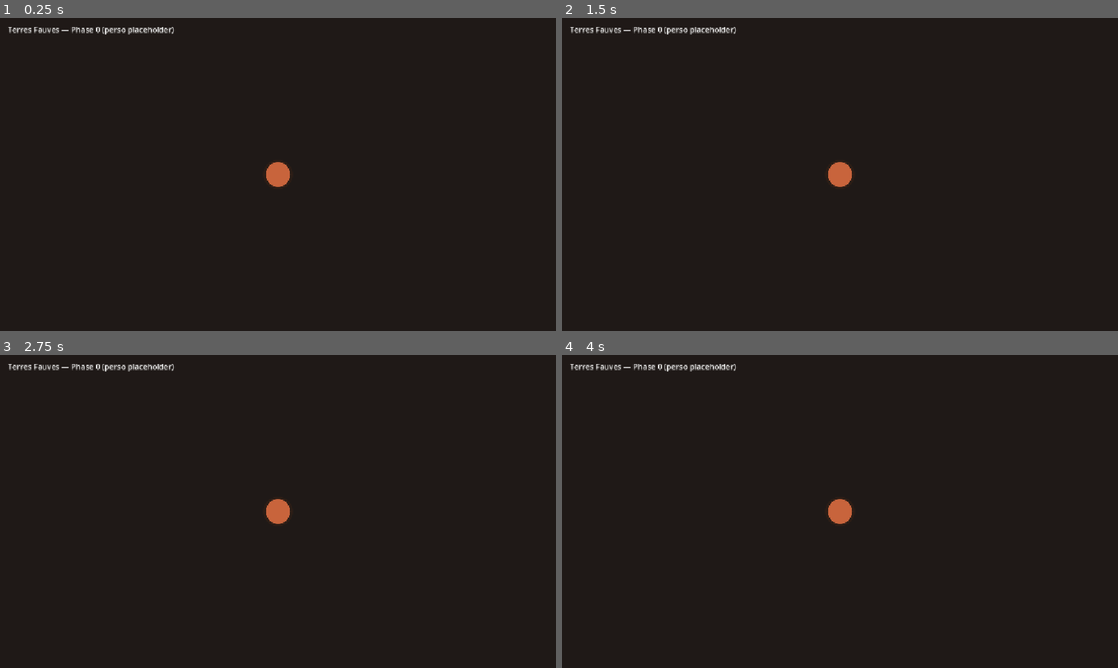
Above: before the commit, frames 1-4 (two rows, left to right).
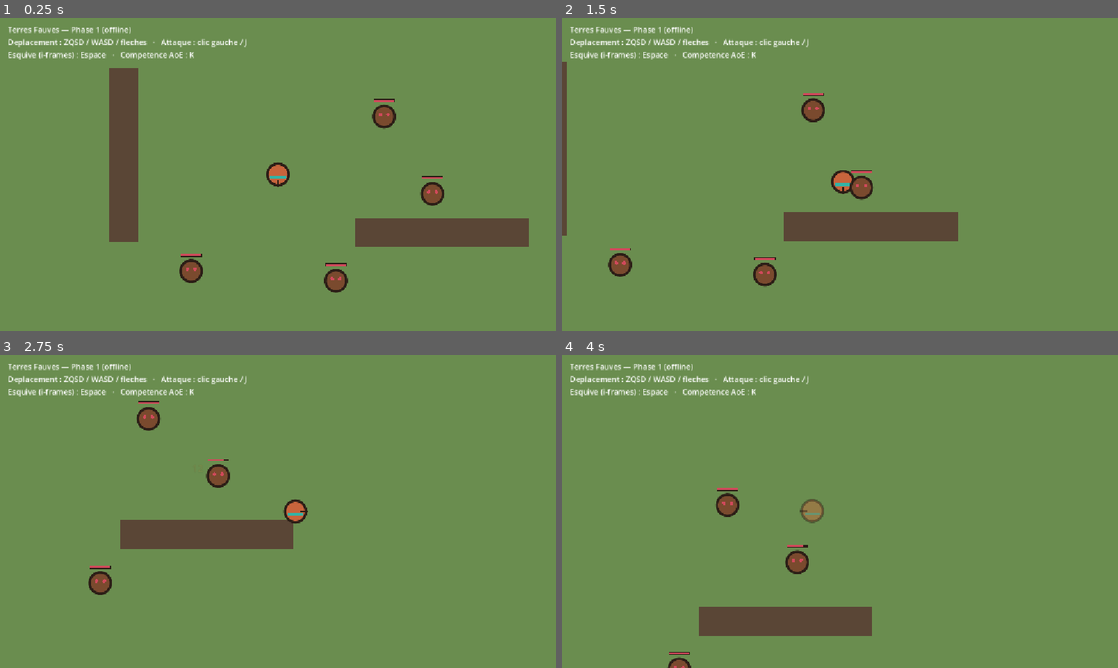
Above: after the commit, the same moments.

Repository: EchosIvoire/-chos
Game: Godot game, scene res://scenes/World.tscn
The game is run twice, just before and just after one commit, with the same random seed, the same clock (stepped at 60 frames per second) and the same inputs. Before the commit the project starts from res://scenes/Main.tscn.
Inputs (mouse positions are in pixels of both pictures, inside the frame that each line leads up to):
- Up to frame 1 (0.25 s): no input
- Up to frame 2 (1.5 s): tap Enter at 0.5 s; move the mouse to (962, 158) at 0.52 s; hold D (move_right, bound only after the commit) 0.53-1.28 s; click (962, 158) at 0.6 s; tap Space (dodge, bound only after the commit) at 0.8, 1.35 s; move the mouse to (728, 190) at 1.27 s; hold S (move_down, bound only after the commit) from 1.28 s (still down)
- Up to frame 3 (2.75 s): click (166, 527) at 1.55 s; move the mouse to (333, 442) at 2.02 s; release S (move_down, bound only after the commit) at 2.03 s; hold D (move_right, bound only after the commit) from 2.03 s (still down); click (333, 442) at 2.1 s; tap Space (dodge, bound only after the commit) at 2.3 s
- Up to frame 4 (4 s): move the mouse to (812, 574) at 2.77 s; release D (move_right, bound only after the commit) at 2.78 s; hold W (move_up, bound only after the commit) 2.78-3.53 s; tap Space (dodge, bound only after the commit) at 2.85, 3.8 s; click (812, 574) at 3.05 s; move the mouse to (1006, 558) at 3.52 s; hold A (move_left, bound only after the commit) from 3.53 s (still down); click (1006, 558) at 3.6 s

The runs differ from the first frame. In frame 1, 99% of the frame differs, in the area x 0-100%, y 0-100%; in frame 2, 100%; in frame 3, 100%; in frame 4, 100%.

Commit message:
Phase 1: coeur du fun offline (controller top-down + combat + game feel)
- Controller CharacterBody2D top-down 8 dir (accel/friction), camera de suivi lissee
- Combat: attaque en cone, esquive (dash + i-frames), competence AoE
- Game feel: knockback, hit-stop, screen shake, hit-flash, chiffres de degats, crits
- Mob factice (training dummy): encaisse, recule, clignote, meurt avec pop
- Zone greybox World.tscn + collisions (murs) + 4 mobs
- Logique de combat PURE isolee (scripts/core/combat.gd) + tests headless
- Input via InputMap rebindable (physique ZQSD/WASD, pret tactile)
- DA Terres Fauves figee dans la doc; placeholders Phase 0 retires

https://claude.ai/code/session_01EimwAVVDcpp486MFtLLhPv

Diff:
--- a/game/client/project.godot
+++ b/game/client/project.godot
@@ -1,6 +1,5 @@
 ; Terres Fauves — projet Godot 4.6 (2D top-down).
-; Phase 0 : ouvre le projet, affiche un perso placeholder.
-; Le renderer GL Compatibility est choisi pour la portabilite mobile (Android milieu de gamme).
+; Renderer GL Compatibility pour la portabilite mobile (Android milieu de gamme).
 
 config_version=5
 
@@ -8,7 +7,7 @@
 
 config/name="Terres Fauves"
 config/description="RPG 2D top-down coop — client Godot."
-run/main_scene="res://scenes/Main.tscn"
+run/main_scene="res://scenes/World.tscn"
 config/features=PackedStringArray("4.6", "GL Compatibility")
 config/icon="res://icon.svg"
 
@@ -19,6 +18,49 @@
 window/stretch/mode="canvas_items"
 window/stretch/aspect="keep"
 
+[input]
+
+move_left={
+"deadzone": 0.5,
+"events": [Object(InputEventKey,"resource_local_to_scene":false,"resource_name":"","device":-1,"window_id":0,"alt_pressed":false,"shift_pressed":false,"ctrl_pressed":false,"meta_pressed":false,"pressed":false,"keycode":0,"physical_keycode":65,"key_label":0,"unicode":0,"location":0,"echo":false,"script":null)
+, Object(InputEventKey,"resource_local_to_scene":false,"resource_name":"","device":-1,"window_id":0,"alt_pressed":false,"shift_pressed":false,"ctrl_pressed":false,"meta_pressed":false,"pressed":false,"keycode":0,"physical_keycode":4194319,"key_label":0,"unicode":0,"location":0,"echo":false,"script":null)
+]
+}
+move_right={
+"deadzone": 0.5,
+"events": [Object(InputEventKey,"resource_local_to_scene":false,"resource_name":"","device":-1,"window_id":0,"alt_pressed":false,"shift_pressed":false,"ctrl_pressed":false,"meta_pressed":false,"pressed":false,"keycode":0,"physical_keycode":68,"key_label":0,"unicode":0,"location":0,"echo":false,"script":null)
+, Object(InputEventKey,"resource_local_to_scene":false,"resource_name":"","device":-1,"window_id":0,"alt_pressed":false,"shift_pressed":false,"ctrl_pressed":false,"meta_pressed":false,"pressed":false,"keycode":0,"physical_keycode":4194321,"key_label":0,"unicode":0,"location":0,"echo":false,"script":null)
+]
+}
+move_up={
+"deadzone": 0.5,
+"events": [Object(InputEventKey,"resource_local_to_scene":false,"resource_name":"","device":-1,"window_id":0,"alt_pressed":false,"shift_pressed":false,"ctrl_pressed":false,"meta_pressed":false,"pressed":false,"keycode":0,"physical_keycode":87,"key_label":0,"unicode":0,"location":0,"echo":false,"script":null)
+, Object(InputEventKey,"resource_local_to_scene":false,"resource_name":"","device":-1,"window_id":0,"alt_pressed":false,"shift_pressed":false,"ctrl_pressed":false,"meta_pressed":false,"pressed":false,"keycode":0,"physical_keycode":4194320,"key_label":0,"unicode":0,"location":0,"echo":false,"script":null)
+]
+}
+move_down={
+"deadzone": 0.5,
+"events": [Object(InputEventKey,"resource_local_to_scene":false,"resource_name":"","device":-1,"window_id":0,"alt_pressed":false,"shift_pressed":false,"ctrl_pressed":false,"meta_pressed":false,"pressed":false,"keycode":0,"physical_keycode":83,"key_label":0,"unicode":0,"location":0,"echo":false,"script":null)
+, Object(InputEventKey,"resource_local_to_scene":false,"resource_name":"","device":-1,"window_id":0,"alt_pressed":false,"shift_pressed":false,"ctrl_pressed":false,"meta_pressed":false,"pressed":false,"keycode":0,"physical_keycode":4194322,"key_label":0,"unicode":0,"location":0,"echo":false,"script":null)
+]
+}
+attack={
+"deadzone": 0.5,
+"events": [Object(InputEventMouseButton,"resource_local_to_scene":false,"resource_name":"","device":-1,"window_id":0,"alt_pressed":false,"shift_pressed":false,"ctrl_pressed":false,"meta_pressed":false,"button_mask":0,"position":Vector2(0, 0),"global_position":Vector2(0, 0),"factor":1.0,"button_index":1,"canceled":false,"pressed":false,"double_click":false,"script":null)
+, Object(InputEventKey,"resource_local_to_scene":false,"resource_name":"","device":-1,"window_id":0,"alt_pressed":false,"shift_pressed":false,"ctrl_pressed":false,"meta_pressed":false,"pressed":false,"keycode":0,"physical_keycode":74,"key_label":0,"unicode":0,"location":0,"echo":false,"script":null)
+]
+}
+dodge={
+"deadzone": 0.5,
+"events": [Object(InputEventKey,"resource_local_to_scene":false,"resource_name":"","device":-1,"window_id":0,"alt_pressed":false,"shift_pressed":false,"ctrl_pressed":false,"meta_pressed":false,"pressed":false,"keycode":0,"physical_keycode":32,"key_label":0,"unicode":0,"location":0,"echo":false,"script":null)
+]
+}
+skill_1={
+"deadzone": 0.5,
+"events": [Object(InputEventKey,"resource_local_to_scene":false,"resource_name":"","device":-1,"window_id":0,"alt_pressed":false,"shift_pressed":false,"ctrl_pressed":false,"meta_pressed":false,"pressed":false,"keycode":0,"physical_keycode":75,"key_label":0,"unicode":0,"location":0,"echo":false,"script":null)
+]
+}
+
 [rendering]
 
 renderer/rendering_method="gl_compatibility"
--- a/game/client/scenes/Main.tscn
+++ /dev/null
@@ -1,20 +0,0 @@
-[gd_scene load_steps=2 format=3 uid="uid://b8fauvephase0a"]
-
-[ext_resource type="Script" path="res://scripts/Player.gd" id="1_player"]
-
-[node name="Main" type="Node2D"]
-
-[node name="Player" type="Node2D" parent="."]
-position = Vector2(576, 324)
-script = ExtResource("1_player")
-
-[node name="Camera2D" type="Camera2D" parent="Player"]
-
-[node name="UI" type="CanvasLayer" parent="."]
-
-[node name="Label" type="Label" parent="UI"]
-offset_left = 16.0
-offset_top = 12.0
-offset_right = 600.0
-offset_bottom = 40.0
-text = "Terres Fauves — Phase 0 (perso placeholder)"
--- /dev/null
+++ b/game/client/scenes/Mob.tscn
@@ -0,0 +1,13 @@
+[gd_scene load_steps=3 format=3 uid="uid://b8fauvemob01"]
+
+[ext_resource type="Script" path="res://scripts/mob.gd" id="1_mob"]
+
+[sub_resource type="CircleShape2D" id="CircleShape2D_mob"]
+radius = 22.0
+
+[node name="Mob" type="CharacterBody2D"]
+motion_mode = 1
+script = ExtResource("1_mob")
+
+[node name="CollisionShape2D" type="CollisionShape2D" parent="."]
+shape = SubResource("CircleShape2D_mob")
--- /dev/null
+++ b/game/client/scenes/Player.tscn
@@ -0,0 +1,17 @@
+[gd_scene load_steps=3 format=3 uid="uid://b8fauveplayer01"]
+
+[ext_resource type="Script" path="res://scripts/player.gd" id="1_player"]
+
+[sub_resource type="CircleShape2D" id="CircleShape2D_player"]
+radius = 18.0
+
+[node name="Player" type="CharacterBody2D"]
+motion_mode = 1
+script = ExtResource("1_player")
+
+[node name="CollisionShape2D" type="CollisionShape2D" parent="."]
+shape = SubResource("CircleShape2D_player")
+
+[node name="Camera2D" type="Camera2D" parent="."]
+position_smoothing_enabled = true
+position_smoothing_speed = 8.0
--- /dev/null
+++ b/game/client/scenes/World.tscn
@@ -0,0 +1,62 @@
+[gd_scene load_steps=4 format=3 uid="uid://b8fauveworld01"]
+
+[ext_resource type="PackedScene" path="res://scenes/Player.tscn" id="1_player"]
+[ext_resource type="PackedScene" path="res://scenes/Mob.tscn" id="2_mob"]
+
+[sub_resource type="RectangleShape2D" id="RectangleShape2D_wall"]
+size = Vector2(60, 360)
+
+[node name="World" type="Node2D"]
+
+[node name="Ground" type="Polygon2D" parent="."]
+color = Color(0.416, 0.553, 0.31, 1)
+polygon = PackedVector2Array(-1400, -900, 1400, -900, 1400, 900, -1400, 900)
+
+[node name="Wall1" type="StaticBody2D" parent="."]
+position = Vector2(-320, -40)
+
+[node name="Visual" type="Polygon2D" parent="Wall1"]
+color = Color(0.353, 0.275, 0.212, 1)
+polygon = PackedVector2Array(-30, -180, 30, -180, 30, 180, -30, 180)
+
+[node name="CollisionShape2D" type="CollisionShape2D" parent="Wall1"]
+shape = SubResource("RectangleShape2D_wall")
+
+[node name="Wall2" type="StaticBody2D" parent="."]
+position = Vector2(340, 120)
+rotation = 1.5708
+
+[node name="Visual" type="Polygon2D" parent="Wall2"]
+color = Color(0.353, 0.275, 0.212, 1)
+polygon = PackedVector2Array(-30, -180, 30, -180, 30, 180, -30, 180)
+
+[node name="CollisionShape2D" type="CollisionShape2D" parent="Wall2"]
+shape = SubResource("RectangleShape2D_wall")
+
+[node name="Player" parent="." instance=ExtResource("1_player")]
+position = Vector2(0, 0)
+
+[node name="Mobs" type="Node2D" parent="."]
+
+[node name="Mob" parent="Mobs" instance=ExtResource("2_mob")]
+position = Vector2(220, -120)
+
+[node name="Mob2" parent="Mobs" instance=ExtResource("2_mob")]
+position = Vector2(320, 40)
+
+[node name="Mob3" parent="Mobs" instance=ExtResource("2_mob")]
+position = Vector2(120, 220)
+
+[node name="Mob4" parent="Mobs" instance=ExtResource("2_mob")]
+position = Vector2(-180, 200)
+
+[node name="UI" type="CanvasLayer" parent="."]
+
+[node name="Hint" type="Label" parent="UI"]
+offset_left = 16.0
+offset_top = 12.0
+offset_right = 720.0
+offset_bottom = 96.0
+text = "Terres Fauves — Phase 1 (offline)
+Deplacement : ZQSD / WASD / fleches   ·   Attaque : clic gauche / J
+Esquive (i-frames) : Espace   ·   Competence AoE : K"
--- a/game/client/scripts/Player.gd
+++ /dev/null
@@ -1,19 +0,0 @@
-extends Node2D
-## Placeholder de personnage — Phase 0.
-##
-## Aucune logique de jeu ici : on valide seulement que la scene s'ouvre et
-## qu'un perso s'affiche, dans l'esprit de la DA (cercle plein + outline sombre).
-## Le vrai controller top-down (deplacement, camera de suivi, combat) arrive en
-## Phase 1, dans un noeud CharacterBody2D dedie.
-
-const RADIUS := 28.0
-const FILL := Color("c8643c")      # terracotta — palette "Terres fauves"
-const OUTLINE := Color("2b1d16")   # outline sombre, DA cartoon illustre
-const OUTLINE_WIDTH := 4.0
-
-func _ready() -> void:
-	print("[Terres Fauves] Phase 0 — perso placeholder pret.")
-
-func _draw() -> void:
-	draw_circle(Vector2.ZERO, RADIUS, FILL)
-	draw_arc(Vector2.ZERO, RADIUS, 0.0, TAU, 48, OUTLINE, OUTLINE_WIDTH, true)
--- /dev/null
+++ b/game/client/scripts/core/combat.gd
@@ -0,0 +1,24 @@
+class_name Combat
+extends RefCounted
+## Logique de combat PURE — aucune dépendance au rendu ni au réseau.
+##
+## Règle qualité du projet : la résolution de combat est isolée et déterministe,
+## donc testable seule (voir res://tests/test_combat.gd). En Phase 3, le serveur
+## autoritatif (Nakama) appliquera EXACTEMENT la même règle — c'est la source de
+## vérité partagée, jamais le client.
+
+## Dégâts d'un coup. Déterministe (le crit est décidé en amont par l'appelant).
+## Mitigation douce par la défense : def=100 => -50% de dégâts.
+static func compute_damage(attacker_atk: int, base_power: float, target_def: int, is_crit: bool, crit_mult: float = 1.5) -> int:
+	var raw: float = float(attacker_atk) * base_power
+	var mitigated: float = raw * (100.0 / (100.0 + float(maxi(target_def, 0))))
+	if is_crit:
+		mitigated *= crit_mult
+	return int(maxf(1.0, roundf(mitigated)))
+
+## Applique des dégâts à des PV, borné à [0, max_hp]. Retourne les nouveaux PV.
+static func apply_damage(current_hp: int, damage: int, max_hp: int) -> int:
+	return clampi(current_hp - maxi(damage, 0), 0, max_hp)
+
+static func is_dead(hp: int) -> bool:
+	return hp <= 0
--- /dev/null
+++ b/game/client/scripts/mob.gd
@@ -0,0 +1,75 @@
+extends CharacterBody2D
+## Mob factice ("training dummy") — Phase 1.
+##
+## Ne se déplace pas et ne riposte pas : son seul rôle est de valider le ressenti
+## de frappe (encaisse, recule, clignote, affiche les dégâts, meurt avec un pop).
+## L'IA réelle (aggro, patrouille, attaques) viendra plus tard, côté autoritatif.
+
+const MAX_HP := 60
+const RADIUS := 22.0
+const BODY := Color("7a4a2e")
+const OUTLINE := Color("2b1d16")
+const EYE := Color("d1495b")
+
+var hp := MAX_HP
+var _knockback := Vector2.ZERO
+var _flash := 0.0
+
+func _ready() -> void:
+	add_to_group("mobs")
+
+func _physics_process(delta: float) -> void:
+	_knockback = _knockback.move_toward(Vector2.ZERO, 1500.0 * delta)
+	velocity = _knockback
+	move_and_slide()
+	if _flash > 0.0:
+		_flash = move_toward(_flash, 0.0, delta * 5.0)
+		queue_redraw()
+
+func take_damage(amount: int, dir: Vector2, is_crit: bool) -> void:
+	hp = Combat.apply_damage(hp, amount, MAX_HP)
+	_knockback = dir.normalized() * 440.0
+	_flash = 1.0
+	_spawn_damage_number(amount, is_crit)
+	queue_redraw()
+	if Combat.is_dead(hp):
+		_die()
+
+func _die() -> void:
+	remove_from_group("mobs")
+	set_physics_process(false)
+	$CollisionShape2D.set_deferred("disabled", true)
+	var t := create_tween()
+	t.set_parallel(true)
+	t.tween_property(self, "scale", Vector2(1.3, 0.6), 0.12)
+	t.tween_property(self, "modulate:a", 0.0, 0.12)
+	t.chain().tween_callback(queue_free)
+
+func _spawn_damage_number(amount: int, is_crit: bool) -> void:
+	var lbl := Label.new()
+	lbl.text = str(amount) + ("!" if is_crit else "")
+	lbl.add_theme_font_size_override("font_size", 26 if is_crit else 20)
+	lbl.add_theme_color_override("font_color", Color("d1495b") if is_crit else Color("f2c14e"))
+	lbl.add_theme_color_override("font_outline_color", Color("2b1d16"))
+	lbl.add_theme_constant_override("outline_size", 4)
+	lbl.z_index = 100
+	lbl.global_position = global_position + Vector2(-10, -RADIUS - 14)
+	get_parent().add_child(lbl)
+	var t := lbl.create_tween()
+	t.set_parallel(true)
+	t.tween_property(lbl, "global_position:y", lbl.global_position.y - 36.0, 0.55)
+	t.tween_property(lbl, "modulate:a", 0.0, 0.55).set_delay(0.1)
+	t.chain().tween_callback(lbl.queue_free)
+
+func _draw() -> void:
+	var col := BODY.lerp(Color.WHITE, _flash * 0.7)
+	draw_circle(Vector2.ZERO, RADIUS, col)
+	draw_arc(Vector2.ZERO, RADIUS, 0.0, TAU, 36, OUTLINE, 4.0, true)
+	draw_circle(Vector2(-8, -4), 3.5, EYE)
+	draw_circle(Vector2(8, -4), 3.5, EYE)
+	# barre de vie
+	var w := 44.0
+	var ratio := float(hp) / float(MAX_HP)
+	var top := -RADIUS - 14.0
+	draw_rect(Rect2(-w * 0.5, top, w, 6.0), Color("2b1d16"))
+	draw_rect(Rect2(-w * 0.5 + 1.0, top + 1.0, (w - 2.0) * ratio, 4.0), Color("d1495b"))
--- /dev/null
+++ b/game/client/scripts/player.gd
@@ -0,0 +1,174 @@
+extends CharacterBody2D
+## Controller top-down — Phase 1 (offline).
+##
+## Périmètre minimal jouable : déplacement 8 directions, esquive (dash + i-frames),
+## attaque mêlée en cône, 1 compétence AoE. Tout l'input passe par des actions
+## (InputMap) => rebindable et prêt pour le tactile (joystick virtuel, Phase 8).
+##
+## Le game feel (knockback/hit-stop/shake/flash/chiffres) est l'enjeu n°1 de cette
+## phase : si taper du mob n'est pas satisfaisant ici, on corrige avant tout le reste.
+
+const SPEED := 240.0
+const ACCEL := 2000.0
+const FRICTION := 2200.0
+
+const DODGE_SPEED := 620.0
+const DODGE_TIME := 0.18
+const DODGE_COOLDOWN := 0.6
+
+const ATTACK_COOLDOWN := 0.35
+const ATTACK_RANGE := 64.0
+const ATTACK_ARC := deg_to_rad(110.0)
+const ATTACK_POWER := 1.0
+
+const SKILL_COOLDOWN := 2.5
+const SKILL_POWER := 2.2
+const SKILL_RADIUS := 140.0
+
+const CRIT_CHANCE := 0.2
+const CRIT_MULT := 1.6
+
+@export var atk: int = 12
+
+# Couleurs DA "Terres Fauves".
+const FILL := Color("c8643c")
+const OUTLINE := Color("2b1d16")
+const ACCENT := Color("33b3a6")
+const HAIR := Color("2b1d16")
+
+var _facing := Vector2.DOWN
+var _dodge_timer := 0.0
+var _dodge_cd := 0.0
+var _attack_cd := 0.0
+var _skill_cd := 0.0
+var _invulnerable := false
+var _swing := 0.0          # avancement de l'anim de coup (1 -> 0)
+var _skill_fx := 0.0       # avancement du flash de skill (1 -> 0)
+var _shake_amt := 0.0
+var _stopping := false     # garde-fou contre les hit-stops imbriqués
+
+@onready var camera: Camera2D = $Camera2D
+
+func _physics_process(delta: float) -> void:
+	_tick_timers(delta)
+
+	# Pendant l'esquive, on conserve l'élan du dash (i-frames actives).
+	if _dodge_timer > 0.0:
+		move_and_slide()
+		return
+
+	var input := Input.get_vector("move_left", "move_right", "move_up", "move_down")
+	if input != Vector2.ZERO:
+		_facing = input.normalized()
+		velocity = velocity.move_toward(input * SPEED, ACCEL * delta)
+	else:
+		velocity = velocity.move_toward(Vector2.ZERO, FRICTION * delta)
+
+	if Input.is_action_just_pressed("dodge") and _dodge_cd <= 0.0:
+		_start_dodge()
+	elif Input.is_action_just_pressed("attack") and _attack_cd <= 0.0:
+		_attack()
+	elif Input.is_action_just_pressed("skill_1") and _skill_cd <= 0.0:
+		_skill()
+
+	move_and_slide()
+	queue_redraw()
+
+func _process(delta: float) -> void:
+	# Screen shake : décroissance + offset aléatoire appliqué à la caméra.
+	if _shake_amt > 0.05:
+		camera.offset = Vector2(randf_range(-_shake_amt, _shake_amt), randf_range(-_shake_amt, _shake_amt))
+		_shake_amt = move_toward(_shake_amt, 0.0, 40.0 * delta)
+	else:
+		camera.offset = Vector2.ZERO
+	if _swing > 0.0:
+		_swing = move_toward(_swing, 0.0, delta / 0.18)
+		queue_redraw()
+	if _skill_fx > 0.0:
+		_skill_fx = move_toward(_skill_fx, 0.0, delta / 0.3)
+		queue_redraw()
+
+func _tick_timers(delta: float) -> void:
+	_dodge_cd = maxf(0.0, _dodge_cd - delta)
+	_attack_cd = maxf(0.0, _attack_cd - delta)
+	_skill_cd = maxf(0.0, _skill_cd - delta)
+	if _dodge_timer > 0.0:
+		_dodge_timer = maxf(0.0, _dodge_timer - delta)
+		if _dodge_timer == 0.0:
+			_invulnerable = false
+
+func _start_dodge() -> void:
+	var dir := _facing if _facing != Vector2.ZERO else Vector2.DOWN
+	velocity = dir * DODGE_SPEED
+	_dodge_timer = DODGE_TIME
+	_dodge_cd = DODGE_COOLDOWN
+	_invulnerable = true
+	queue_redraw()
+
+func _attack() -> void:
+	_attack_cd = ATTACK_COOLDOWN
+	_swing = 1.0
+	var is_crit := randf() < CRIT_CHANCE
+	var dmg := Combat.compute_damage(atk, ATTACK_POWER, 0, is_crit, CRIT_MULT)
+	var hit_any := false
+	for m in get_tree().get_nodes_in_group("mobs"):
+		if not is_instance_valid(m):
+			continue
+		var to_m: Vector2 = m.global_position - global_position
+		if to_m.length() <= ATTACK_RANGE + 22.0 and absf(_facing.angle_to(to_m)) <= ATTACK_ARC * 0.5:
+			m.take_damage(dmg, to_m.normalized(), is_crit)
+			hit_any = true
+	if hit_any:
+		_hit_feedback(1.2 if is_crit else 1.0)
+
+func _skill() -> void:
+	_skill_cd = SKILL_COOLDOWN
+	_skill_fx = 1.0
+	var hit_any := false
+	for m in get_tree().get_nodes_in_group("mobs"):
+		if not is_instance_valid(m):
+			continue
+		var to_m: Vector2 = m.global_position - global_position
+		if to_m.length() <= SKILL_RADIUS + 22.0:
+			var dmg := Combat.compute_damage(atk, SKILL_POWER, 0, false)
+			m.take_damage(dmg, to_m.normalized(), false)
+			hit_any = true
+	_hit_feedback(2.0 if hit_any else 1.0)
+
+# --- Game feel ---
+
+func _hit_feedback(strength: float) -> void:
+	_shake_amt = maxf(_shake_amt, 5.0 * strength)
+	_hitstop(0.05 * strength)
+
+func _hitstop(duration: float) -> void:
+	if _stopping:
+		return
+	_stopping = true
+	Engine.time_scale = 0.05
+	# ignore_time_scale = true => le timer s'écoule en temps réel malgré le ralenti.
+	await get_tree().create_timer(duration, true, false, true).timeout
+	Engine.time_scale = 1.0
+	_stopping = false
+
+# --- Rendu placeholder (DA "Terres Fauves") ---
+
+func _draw() -> void:
+	var alpha := 0.45 if _invulnerable else 1.0
+	# zone de skill
+	if _skill_fx > 0.0:
+		draw_circle(Vector2.ZERO, SKILL_RADIUS * (1.0 - _skill_fx * 0.15), Color(ACCENT, 0.18 * _skill_fx))
+		draw_arc(Vector2.ZERO, SKILL_RADIUS, 0.0, TAU, 48, Color(ACCENT, _skill_fx), 4.0, true)
+	# corps
+	draw_circle(Vector2.ZERO, 22.0, Color(FILL, alpha))
+	draw_arc(Vector2.ZERO, 22.0, 0.0, TAU, 40, Color(OUTLINE, alpha), 4.0, true)
+	# ceinture-accent (repère DA)
+	draw_line(Vector2(-16, 6), Vector2(16, 6), Color(ACCENT, alpha), 5.0)
+	# indicateur de direction
+	var tip := _facing * 26.0
+	draw_line(tip * 0.4, tip, Color(OUTLINE, alpha), 4.0)
+	# arc de coup
+	if _swing > 0.0:
+		var base := _facing.angle()
+		var half := ATTACK_ARC * 0.5
+		draw_arc(Vector2.ZERO, ATTACK_RANGE, base - half, base + half, 24, Color("f2c14e", _swing), 6.0, true)
--- /dev/null
+++ b/game/client/tests/test_combat.gd
@@ -0,0 +1,35 @@
+extends SceneTree
+## Tests de la logique de combat PURE (sans rendu ni réseau).
+##
+## Lancer (depuis game/client/) :
+##   godot --headless --path . -s res://tests/test_combat.gd
+## Code de sortie 0 si tout passe, 1 sinon (exploitable en CI).
+
+# preload direct => ne dépend pas du cache de classes globales (checkout neuf / CI).
+const C = preload("res://scripts/core/combat.gd")
+
+func _initialize() -> void:
+	var failures := 0
+	failures += _check("degats de base (atk*power)", C.compute_damage(10, 1.0, 0, false) == 10)
+	failures += _check("mitigation def=100 => -50%", C.compute_damage(100, 1.0, 100, false) == 50)
+	failures += _check("crit x1.6", C.compute_damage(10, 1.0, 0, true, 1.6) == 16)
+	failures += _check("plancher a 1 degat", C.compute_damage(1, 0.01, 9999, false) >= 1)
+	failures += _check("def negative ignoree", C.compute_damage(10, 1.0, -50, false) == 10)
+	failures += _check("apply borne a 0", C.apply_damage(5, 999, 100) == 0)
+	failures += _check("apply degats normaux", C.apply_damage(60, 16, 60) == 44)
+	failures += _check("is_dead a 0", C.is_dead(0))
+	failures += _check("vivant > 0", not C.is_dead(1))
+
+	if failures == 0:
+		print("[TEST] OK — tous les cas passent.")
+		quit(0)
+	else:
+		printerr("[TEST] ECHEC — %d cas en erreur." % failures)
+		quit(1)
+
+func _check(label: String, condition: bool) -> int:
+	if condition:
+		print("  ok  ", label)
+		return 0
+	printerr("  KO  ", label)
+	return 1
Not shown, changed: game/docs/ART_DIRECTION.md
